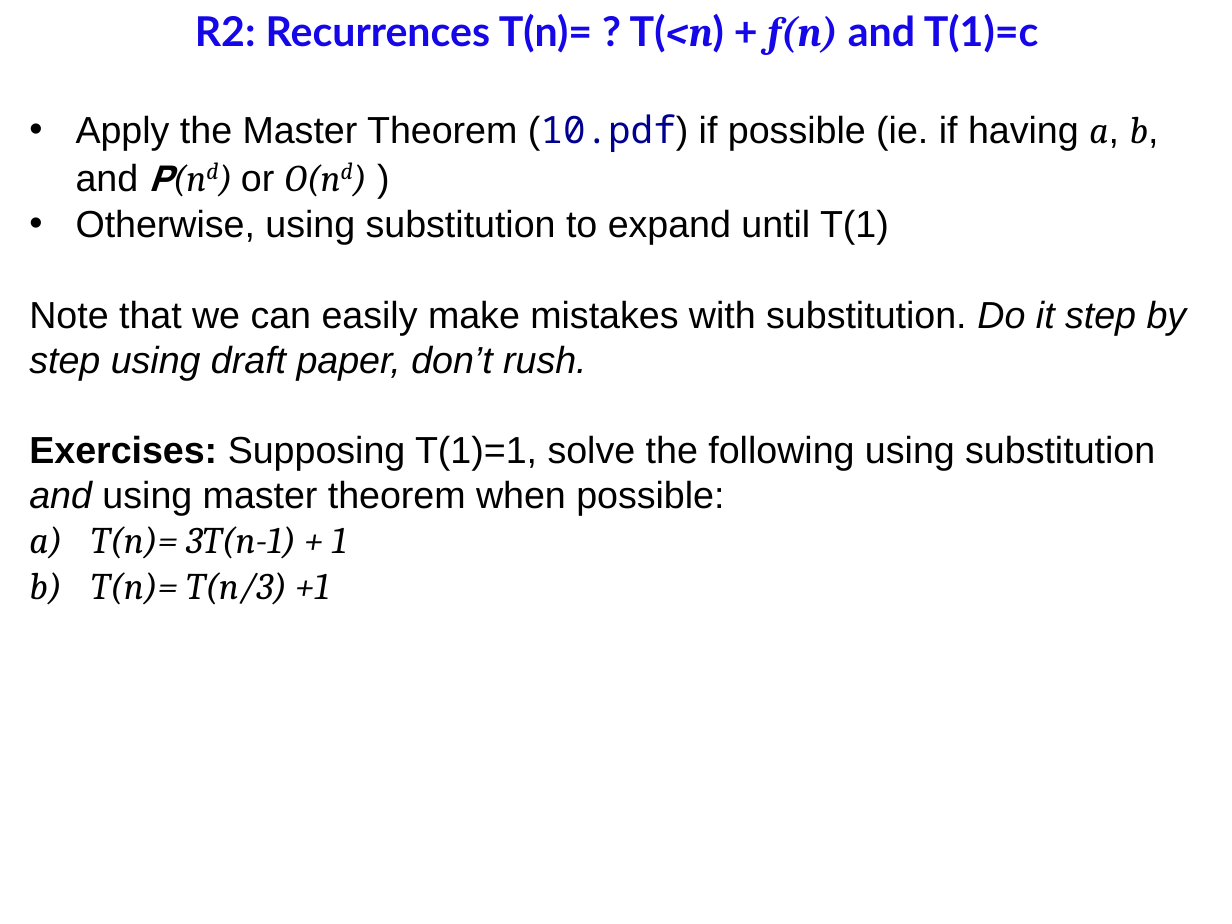
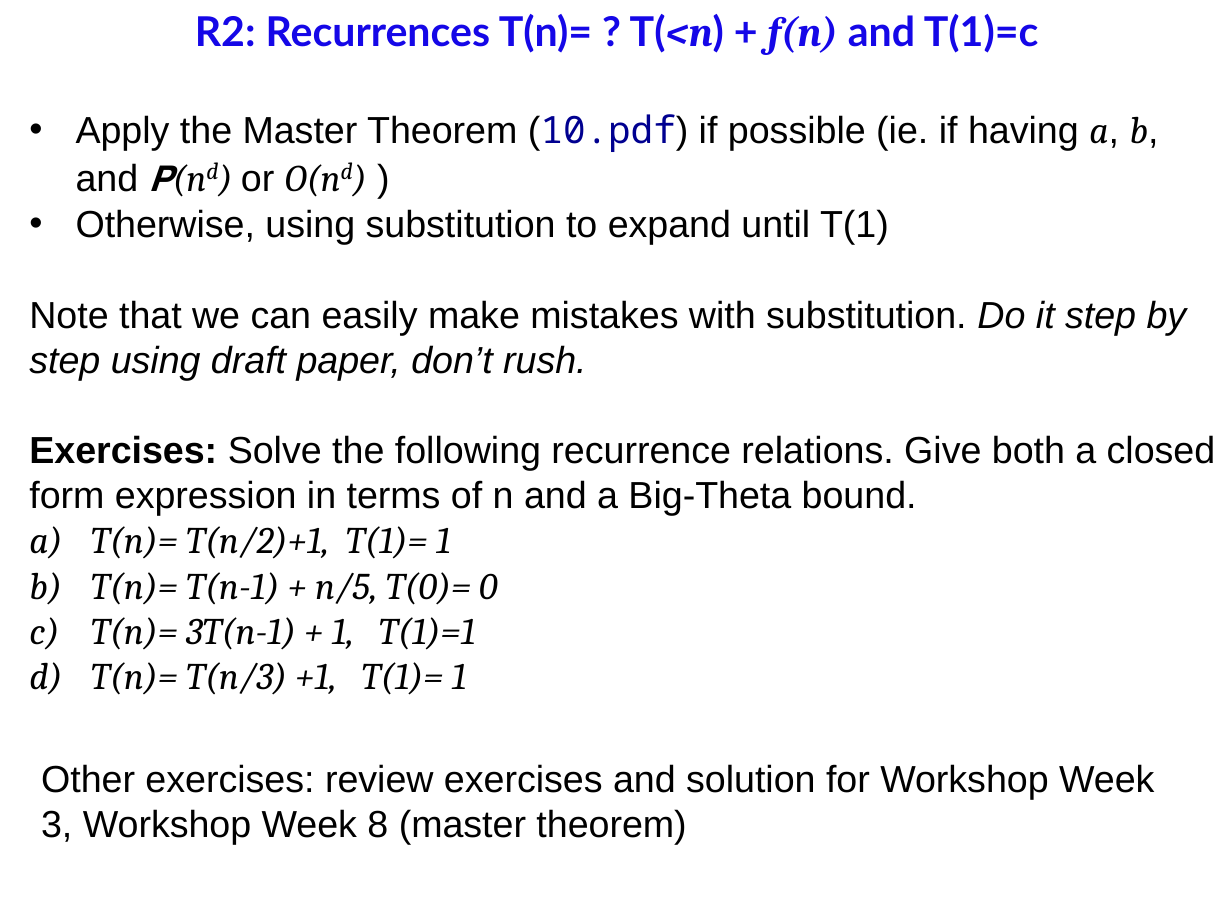
Before and after one commit to anhvir/c207, a slide deck: slide 11 of ws10.pptx. Drawn at 1232x924 pixels with LibreOffice and Linux fonts; fonts in the diff are those of the drawing; background and template pictures are left out. Boxes give left, top, right and bottom in pixels: in the first picture for what was removed or moved away, otherwise in the second. Text is boxed around its words. In the diff, an @@ line names an element or a change of style, - is before the commit and + after.

Commit message:
Week 10 Version 2

```diff
--- a/ws10.pptx
+++ b/ws10.pptx
@@ text at [29, 435, 1216, 695]: text changed @@
-Exercises: Supposing T(1)=1, solve the following using substitution and using master theorem when possible:
-a) T(n)= 3T(n-1) + 1
-b) T(n)= T(n/3) +1
+Exercises: Solve the following recurrence relations. Give both a closed
+form expression in terms of n and a Big-Theta bound.
+a) T(n)= T(n/2)+1, T(1)= 1
+b) T(n)= T(n-1) + n/5, T(0)= 0
+c) T(n)= 3T(n-1) + 1, T(1)=1
+d) T(n)= T(n/3) +1, T(1)= 1
@@ text added at [41, 764, 1154, 845], 22 pt, text #000000 @@
+Other exercises: review exercises and solution for Workshop Week 3, Workshop Week 8 (master theorem)
```
Also in this commit, not shown: 18 other slides changed, 1 other file.
